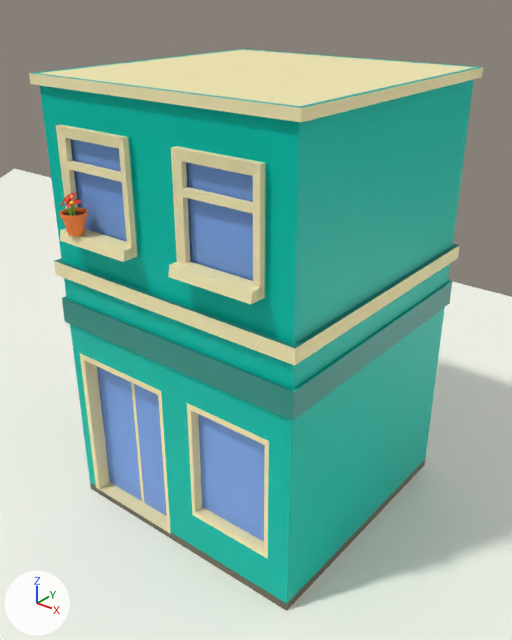
The Blender file public/assets/models/buildingv2.blend as it was, and as the next commit left it.
The view is the same before and after, from a 50 mm lens placed at (5.94, -5.58, 7.59), pointed at (0.1, 1.72, 3.07). The axes (+X, +Y, +Z) are drawn at lower left. The lights are the same throughout.

The first picture shows 'building0', 'building1', 'floor', 'vaso'.
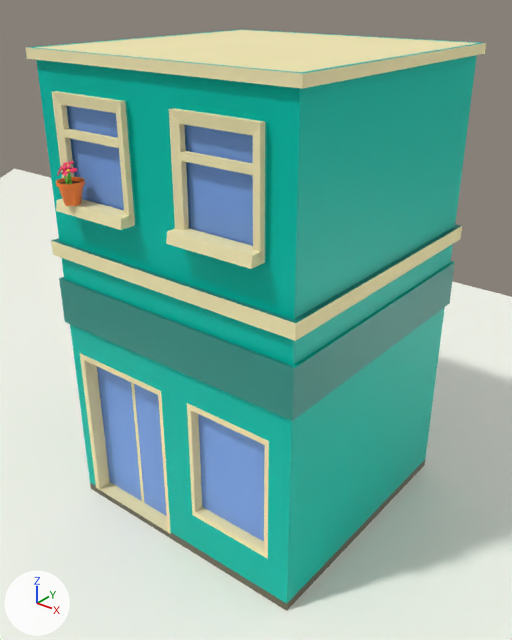
The change, as a list of edits to the scene's bpy script:
```text
Change me_cube:
    where me_cube.from_pydata(...)  # 304 vertices, 301 faces; spans x -1.04..1.04, y -1.08..3.08, z -1.0..3.0
    used by ob_building0; location = (0.0, 1.0, 1.0); scale = (2.0, 1.0, 1.0)
    me_cube part 1: all 108 vertices in x -1.04..1.04, y -1.08..3.08, z 2.43..3.0 are moved by (0.0, 0.0, 0.3)
Change me_cube_001:
    used by ob_building1; location = (0.0, 2.0, 4.0); scale = (2.0, 1.0, 0.624)
    remove me_cube_001.from_pydata(...)  # 348 vertices, 346 faces; spans x -1.04..1.04, y -2.26..2.08, z 0.0..4.0
    add me_cube_001.from_pydata(...)  # 348 vertices, 346 faces; spans x -1.04..1.04, y -2.26..2.08, z 0.16..4.16
    me_cube_001 part 2: all 36 vertices in x -1.04..1.04, y -2.08..-2.0, z 3.8..4.0 are moved by (0.0, 0.0, 0.16)
    me_cube_001 part 3: all 36 vertices in x -1.04..1.04, y 2.0..2.08, z 3.8..4.0 are moved by (0.0, 0.0, 0.16)
    me_cube_001 part 4: all 9 vertices in x -1.0..1.0, y -2.0, z 0.0 are moved by (0.0, 0.0, 0.16)
    me_cube_001 part 5: 177 of the vertices in x -1.0..1.0, y -2.11..2.0, z 1.9..3.07 are moved by (0.0, 0.0, 0.32)
    me_cube_001 part 6: all 71 vertices in x -1.0..1.0, y -2.26..-1.94, z 0.73..0.95 are moved by (0.0, 0.0, 0.33)
    me_cube_001 part 7: all 9 vertices in x -1.0..1.0, y 2.0, z 0.95 are moved by (0.0, 0.0, 0.33)
Change ob_building1:
    ob_building1.location: (0.0, 2.0, 4.0) -> (0.0, 2.0, 4.2)
Change ob_vaso:
    ob_vaso.location: (-1.31, -0.22, 4.6) -> (-1.31, -0.22, 5.0)
```

Changed parts and their boxes (x1, y1, x2, y2) in the pictures (512 x 640 px; the box of a moved part takes in the faces that stretch with it):
'building1', reshaped, moved: before (29, 49, 483, 344); after (26, 29, 486, 319)
'building0', reshaped: before (54, 244, 460, 611); after (51, 224, 462, 611)
'vaso', moved: before (60, 193, 88, 237); after (56, 161, 85, 206)
part 1 of me_cube, moved or reshaped: before (54, 244, 460, 421); after (51, 224, 462, 421)
part 2 of me_cube_001, moved or reshaped: before (29, 73, 302, 182); after (26, 47, 303, 141)
part 3 of me_cube_001, moved or reshaped: before (34, 49, 483, 182); after (35, 29, 486, 141)
part 4 of me_cube_001, moved or reshaped: before (57, 220, 295, 344); after (53, 191, 296, 319)
part 5 of me_cube_001, moved or reshaped: before (45, 123, 468, 240); after (41, 91, 472, 202)
part 6 of me_cube_001, moved or reshaped: before (51, 177, 296, 304); after (47, 147, 297, 269)
part 7 of me_cube_001, moved or reshaped: before (294, 166, 463, 344); after (294, 137, 466, 319)
